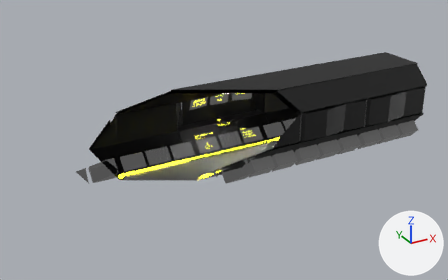
Two versions of the glTF model Portfolio 2.0 English.glb, one commit apart.
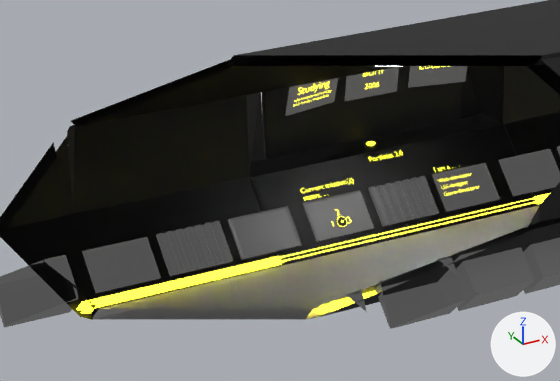
Each version is shown whole from a 50 mm lens placed at (-218.6, -368.9, 192.6), pointed at (-12.1, 6.5, 4.9), then close up on the part from 20% to 63% of the width and 25% to 72% of the height. The axes (+X, +Y, +Z) are drawn at lower right. The lights are the same throughout. Everything nearer to the camera than a plane just in front of the edit is cut away. Where no turn or scale is listed for an object, it has been applied to the vertices.
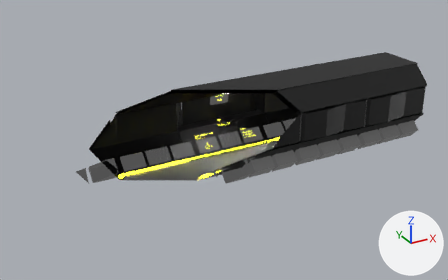
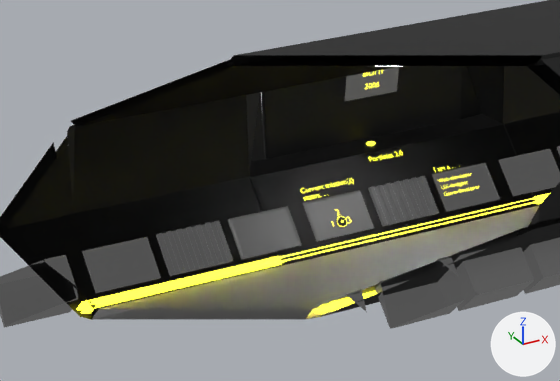
Location of each change, [x1, y1, x2, y2] in pixels of the close-ups (560 x 381 px):
'Cube.011', deleted: before [285, 66, 467, 116]
'Text.011', deleted: before [298, 81, 330, 95]
'Text.012', deleted: before [294, 90, 332, 106]
'Text.013', deleted: before [420, 66, 449, 69]

The change, as a list of edits to the scene's bpy script:
```text
Remove ob_cube_011:
    ob_cube_011 = bpy.data.objects.new('Cube.011', me_cube_012)
    ob_cube_011.location = (0.0, 2.6, 0.0)
Remove ob_text_011:
    ob_text_011 = bpy.data.objects.new('Text.011', me_text_011)
    ob_text_011.location = (0.0, 2.6, 0.0)
Remove ob_text_012:
    ob_text_012 = bpy.data.objects.new('Text.012', me_text_012)
    ob_text_012.location = (0.0, 2.6, 0.0)
Remove ob_text_013:
    ob_text_013 = bpy.data.objects.new('Text.013', me_text_013)
    ob_text_013.location = (0.0, 2.6, 0.0)
```
